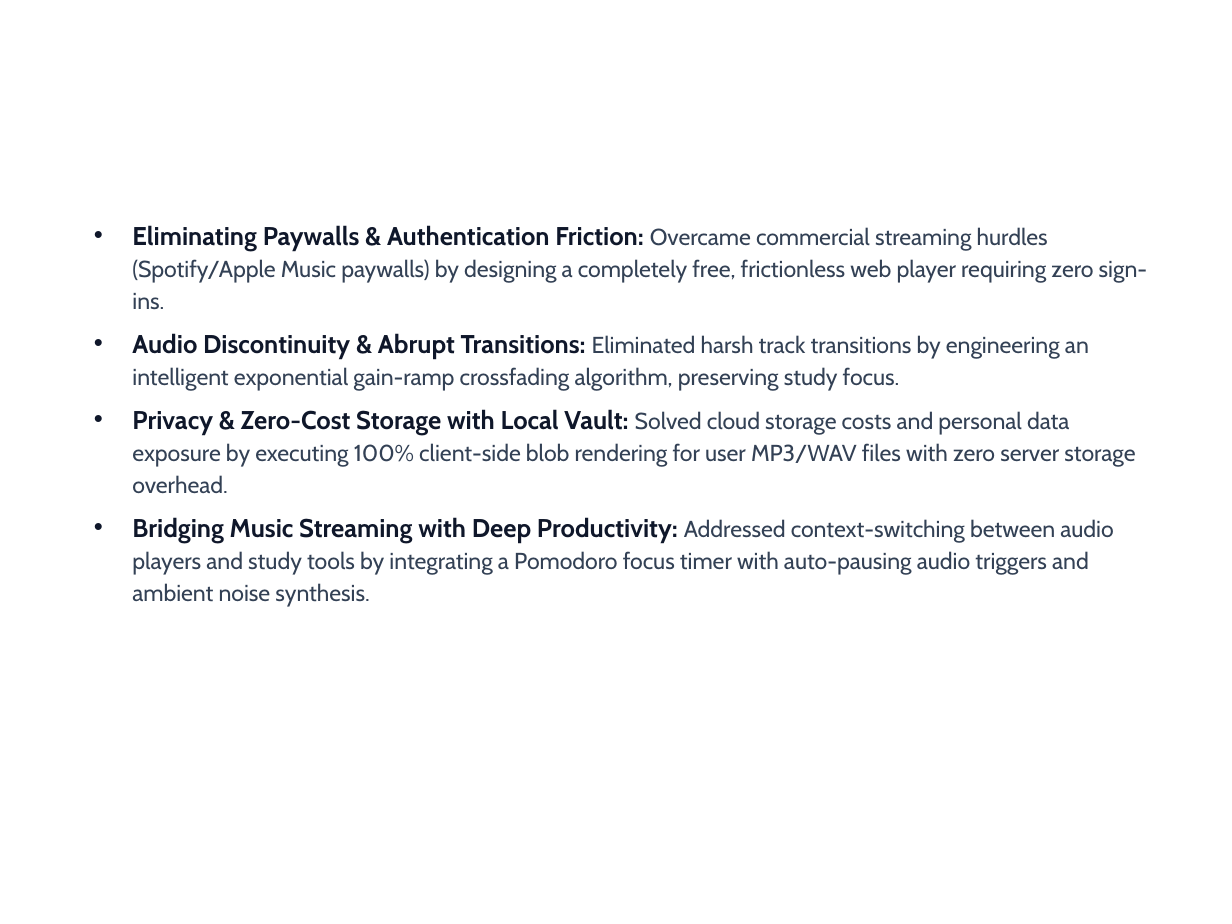
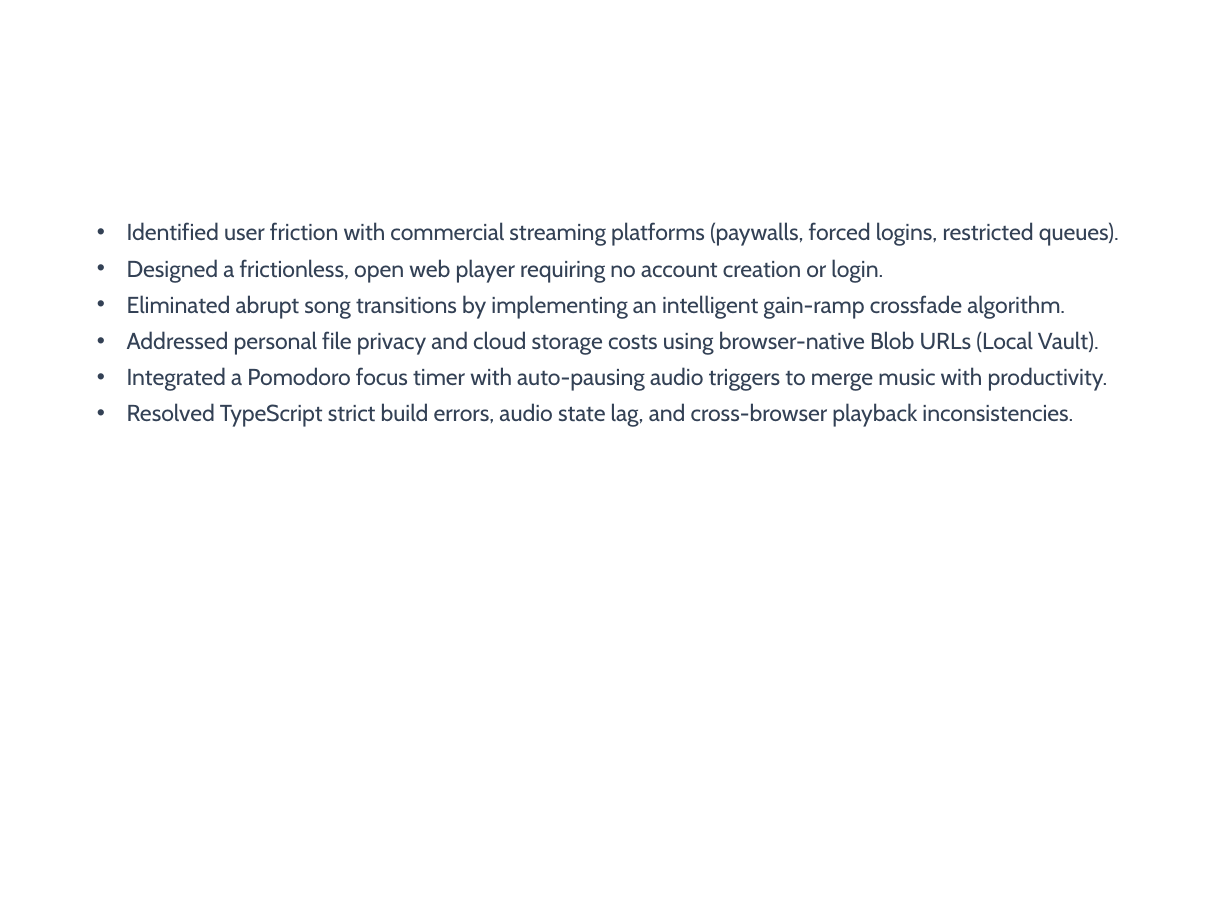
Before and after one commit to Veena2708/vibe-tune, a slide deck: slide 3 of VibeTune_Project_Presentation.pptx. Drawn at 1232x924 pixels with LibreOffice and Linux fonts; fonts in the diff are those of the drawing; background and template pictures are left out. Boxes give left, top, right and bottom in pixels: in the first picture for what was removed or moved away, otherwise in the second. Text is boxed around its words. In the diff, an @@ line names an element or a change of style, - is before the commit and + after.

```diff
--- a/VibeTune_Project_Presentation.pptx
+++ b/VibeTune_Project_Presentation.pptx
@@ text at <box>127,222,1119,427</box>: text changed @@
-• Eliminating Paywalls & Authentication Friction: Overcame commercial streaming hurdles (Spotify/Apple Music paywalls) by designing a completely free, frictionless web player requiring zero sign-ins.
-• Audio Discontinuity & Abrupt Transitions: Eliminated harsh track transitions by engineering an intelligent exponential gain-ramp crossfading algorithm, preserving study focus.
-• Privacy & Zero-Cost Storage with Local Vault: Solved cloud storage costs and personal data exposure by executing 100% client-side blob rendering for user MP3/WAV files with zero server storage overhead.
-• Bridging Music Streaming with Deep Productivity: Addressed context-switching between audio players and study tools by integrating a Pomodoro focus timer with auto-pausing audio triggers and ambient noise synthesis.
+• Identified user friction with commercial streaming platforms (paywalls, forced logins, restricted queues).
+• Designed a frictionless, open web player requiring no account creation or login.
+• Eliminated abrupt song transitions by implementing an intelligent gain-ramp crossfade algorithm.
+• Addressed personal file privacy and cloud storage costs using browser-native Blob URLs (Local Vault).
+• Integrated a Pomodoro focus timer with auto-pausing audio triggers to merge music with productivity.
+• Resolved TypeScript strict build errors, audio state lag, and cross-browser playback inconsistencies.
```
Also in this commit, not shown: 5 other slides changed.
